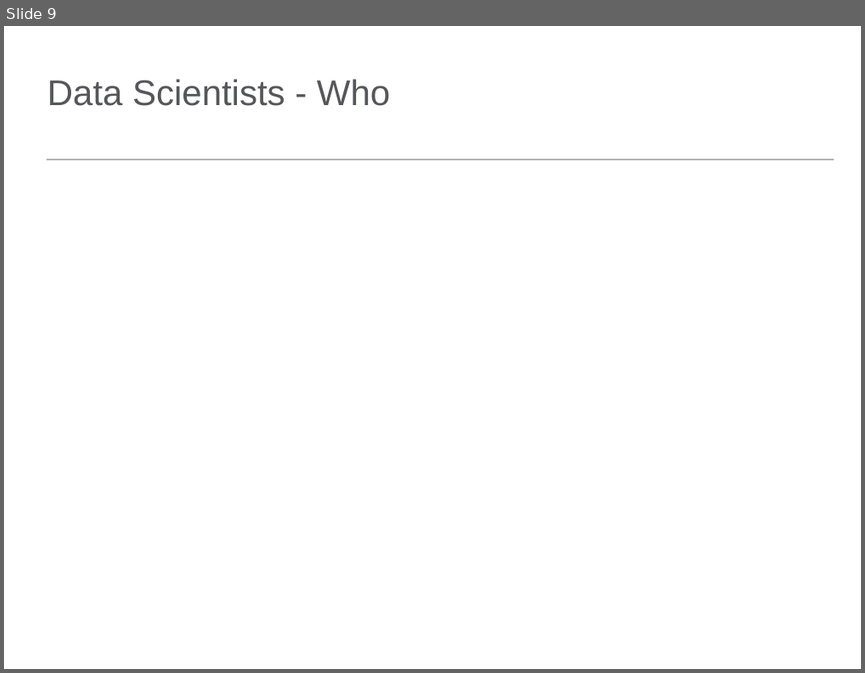
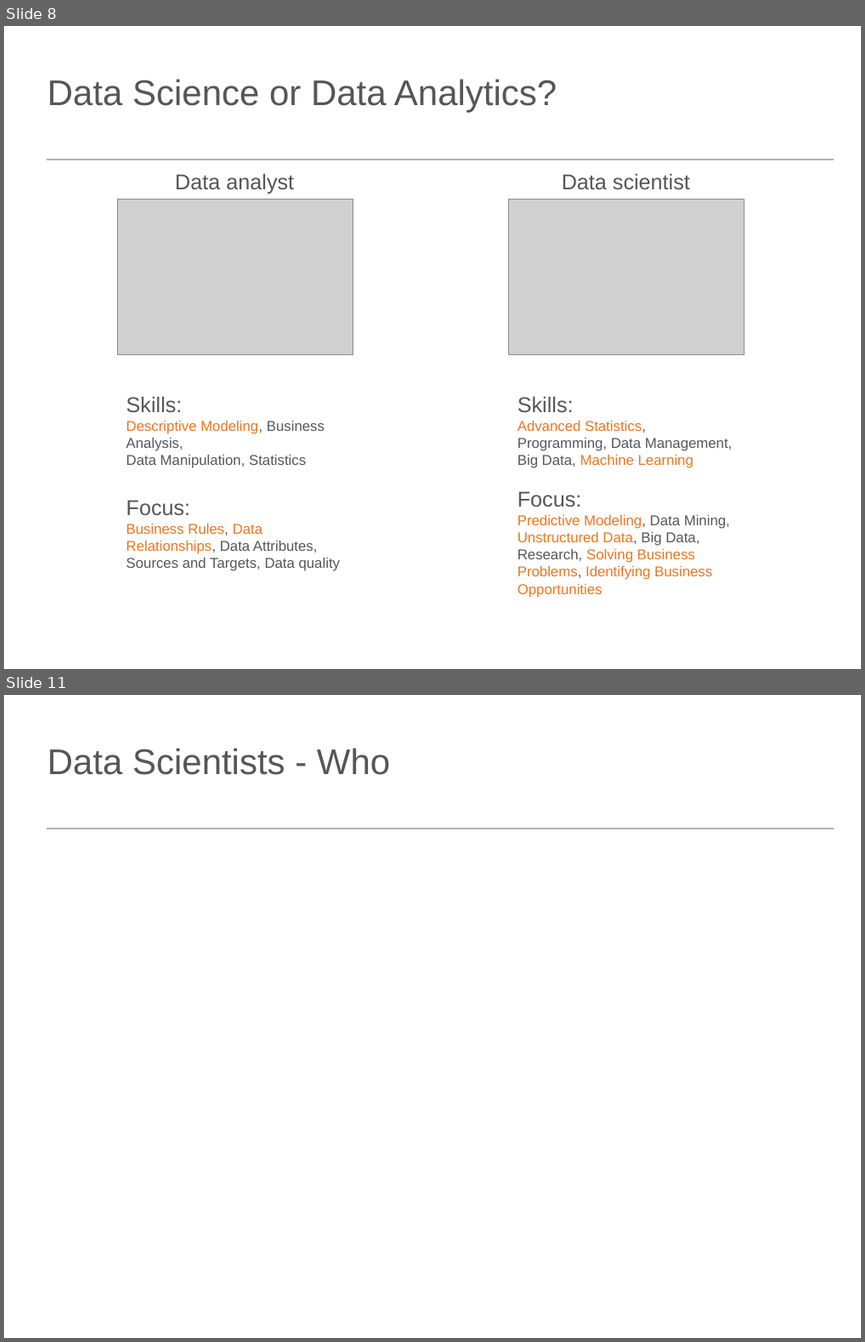
Before and after one commit to iz4vve/data-science-presentation-reggio-emilia-2018, a slide deck: DataSciencePresentation.pptx. Shown one above the other, each under a label of ours: slide 9 before the commit, slides 8 and 11 after it; the slides between them are not shown. The pictures are 865x673 and 865x1342 pixels, drawn with LibreOffice and Linux fonts; fonts in the diff are those of the drawing; grey boxes stand for pictures. Boxes give left, top, right and bottom in pixels: in the first picture for what was removed or moved away, otherwise in the second. Text is boxed around its words. In the diff, an @@ line names an element or a change of style, - is before the commit and + after.

Commit message:
Updates presentation

```diff
--- a/DataSciencePresentation.pptx
+++ b/DataSciencePresentation.pptx
@@ slide 8 added at (4,26,861,669), background #FFFFFF; not listed: 1 template element that a slide beside it also shows @@
@@ title added at (47,79,556,113), 30 pt, text #55565A @@
+Data Science or Data Analytics?
@@ text added at (175,173,294,193), 18 pt, text #55565A @@
+Data analyst
@@ text added at (562,173,690,190), 18 pt, text #55565A @@
+Data scientist
@@ picture added at (118,199,353,355) @@
@@ picture added at (509,199,744,355) @@
@@ text added at (126,396,340,571), 12 pt, text #55565A @@
+Skills:
+Descriptive Modeling, Business Analysis,
+Data Manipulation, Statistics
+Focus:
+Business Rules, Data Relationships, Data Attributes, Sources and Targets, Data quality
@@ text added at (517,396,732,597), 12 pt, text #E87722 @@
+Skills:
+Advanced Statistics, Programming, Data Management, Big Data, Machine Learning
+Focus:
+Predictive Modeling, Data Mining, Unstructured Data, Big Data, Research, Solving Business Problems, Identifying Business Opportunities
@@ what was slide 9 is now slide 11 @@
```
Also in this commit, not shown: 1 slide changed, 1 other slide added.
